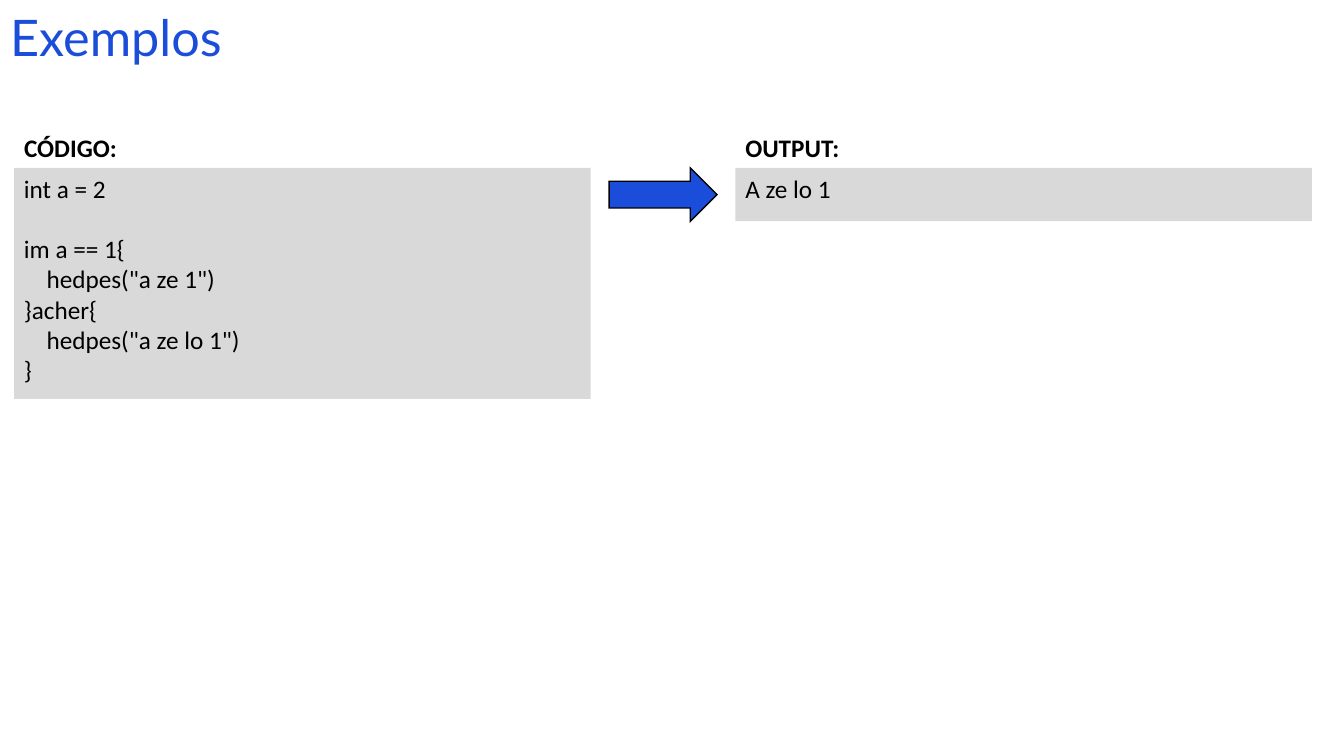
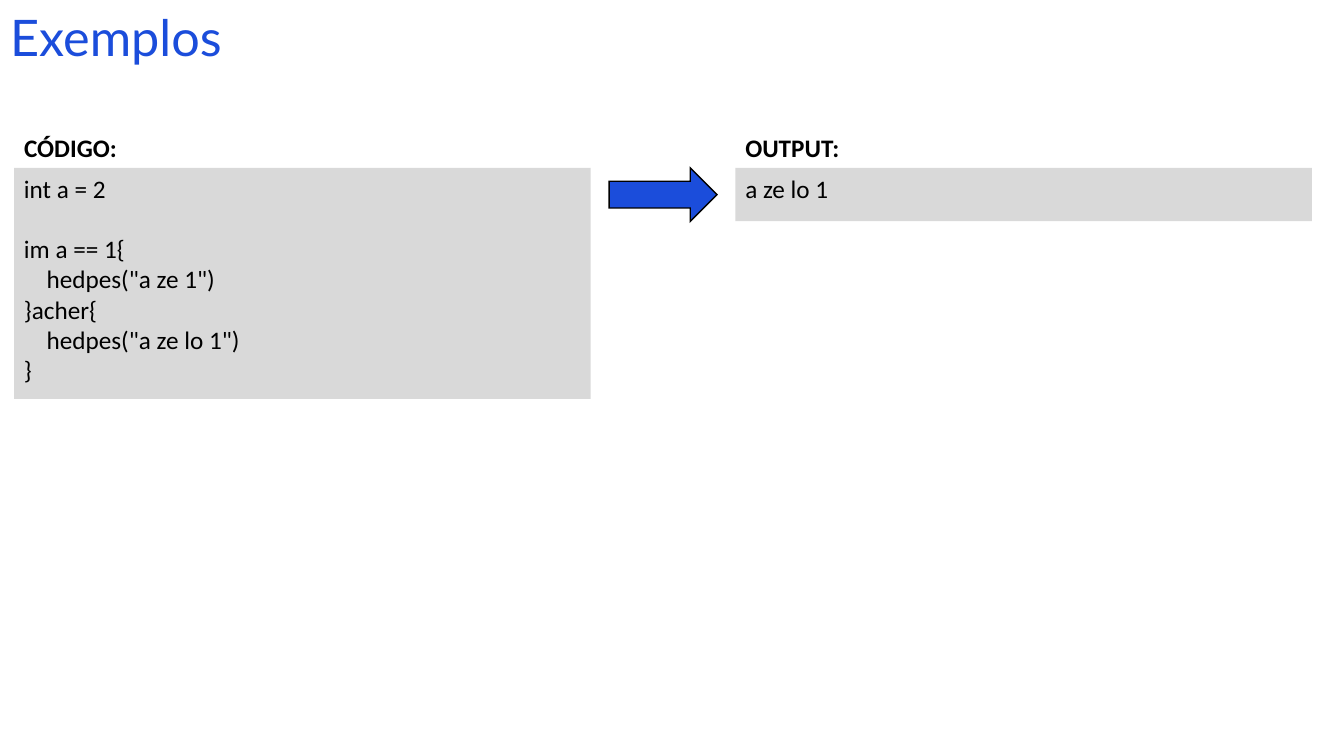
Before and after one commit to rodrigonigri/LogComp-APS-RodrigoNigri, a slide deck: slide 6 of APS – MINHA LINGUAGEM DE PROGRAMAÇÃO.pptx. Drawn at 1344x756 pixels with LibreOffice and Linux fonts; fonts in the diff are those of the drawing. Boxes give left, top, right and bottom in pixels: in the first picture for what was removed or moved away, otherwise in the second. Text is boxed around its words. In the diff, an @@ line names an element or a change of style, - is before the commit and + after.

Commit message:
aps finalizada

```diff
--- a/APS – MINHA LINGUAGEM DE PROGRAMAÇÃO.pptx
+++ b/APS – MINHA LINGUAGEM DE PROGRAMAÇÃO.pptx
@@ text in rectangle at [745, 180, 828, 198]: text changed @@
-A ze lo 1
+a ze lo 1
```
